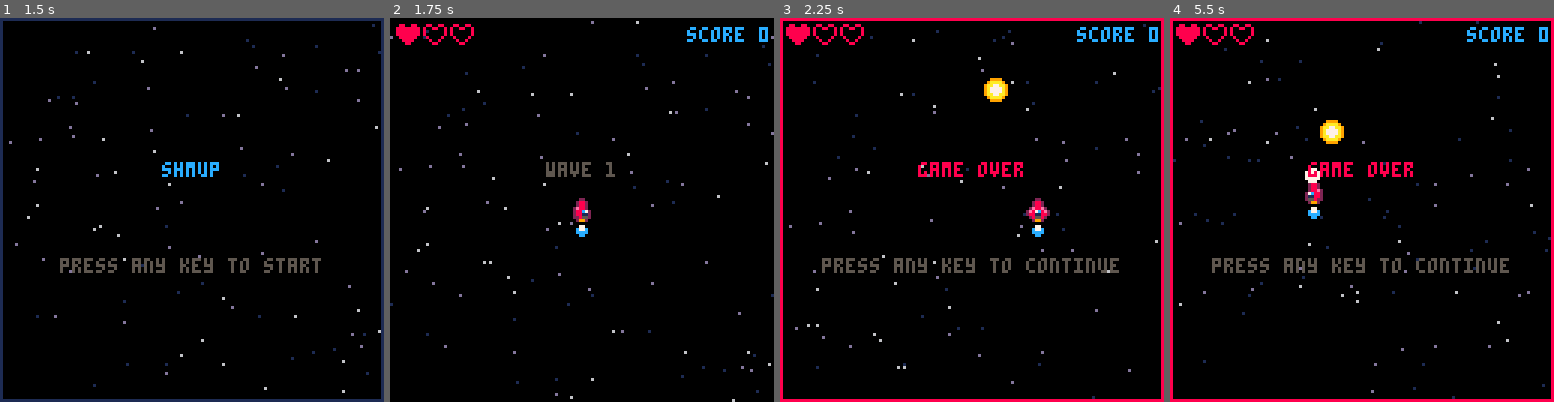
Above: before the commit, frames 1-4 (left to right).
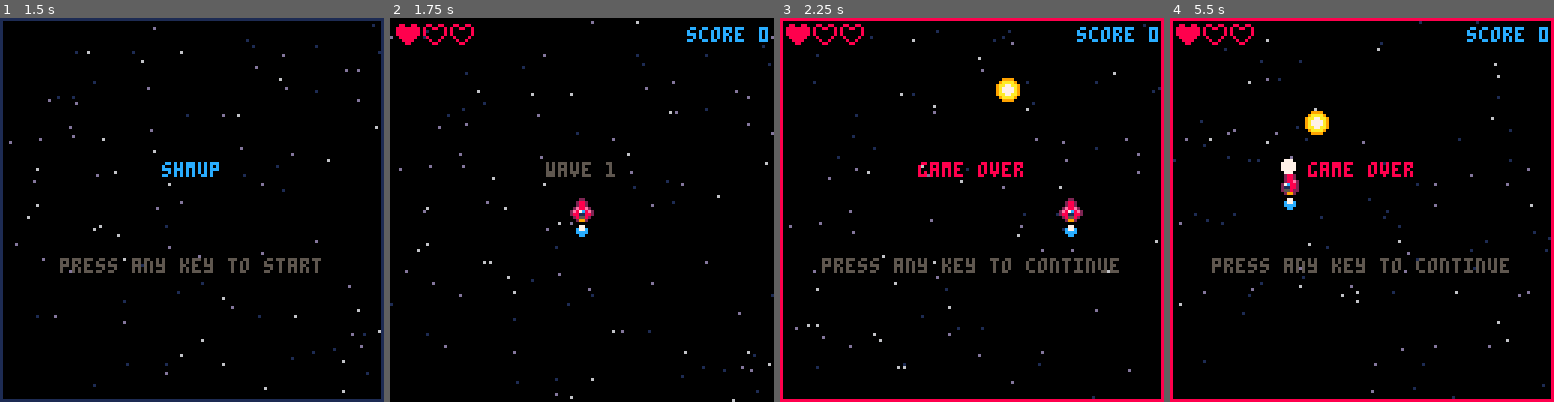
Above: after the commit, the same moments.

Repository: salty-max/shmup
Game: PICO-8 cartridge shmup.p8
Two runs of this game, one before a commit and one after it. Both use one fixed random seed, a clock stepped at 60 frames per second and the inputs below.
Inputs:
- Up to frame 1 (1.5 s): tap X (X key) at 0.33, 1.07 s; tap O (Z key) at 0.7 s
- Up to frame 2 (1.75 s): hold Right from 1.6 s (still down); tap O (Z key) at 1.7 s
- Up to frame 3 (2.25 s): tap X (X key) at 1.85 s; release Right at 2.1 s; tap O (Z key) at 2.1 s; hold Up from 2.15 s (still down)
- Up to frame 4 (5.5 s): release Up at 2.42 s; hold Right 2.47-3.03 s; tap O (Z key) every 0.4 s from 2.5 to 5.3 s; tap X (X key) at 2.97, 4.08, 5.2 s; hold Left 3.08-3.58 s; hold Down 3.63-3.97 s; hold Right 4.02-4.68 s; hold Up 4.73-5.03 s; hold Left from 5.08 s (still down)

Frame 1 is identical in both runs. In frame 2, 0.1% of the frame differs, in the area x 46-54%, y 49-53%; in frame 3, 1.1%; in frame 4, 1.4%, in the area x 28-46%, y 24-53%.

Commit message:
create entity

Diff:
--- a/shmup.p8
+++ b/shmup.p8
@@ -23,16 +23,7 @@
 
 	next_wave()
 
-	player = {
-		x = 60,
-		y = 60,
-		vx = 0,
-		vy = 0,
-		w = 1,
-		h = 1,
-		spd = 2,
-		spr = 3
-	}
+	player = spawn_player()
 
 	flamespr = 5
 
@@ -88,6 +79,32 @@
 -->8
 -- tools
 
+function create_entity(x, y)
+	return {
+		x = x,
+		y = y,
+		w = 8,
+		h = 8
+	}
+end
+
+function spawn_bullet(x, y)
+	local b = create_entity(x, y)
+	b.spd = 4
+	b.spr = 16
+	add(bullets, b)
+end
+
+function spawn_player()
+	local p = create_entity(60, 60)
+	p.vx = 0
+	p.vy = 0
+	p.spd = 3
+	p.spr = 2
+
+	return p
+end
+
 function create_star(x, y, spd, c)
 	local s = {
 		x = x,
@@ -137,7 +154,7 @@
 end
 
 function draw_spr(s)
-	spr(s.spr, s.x, s.y, s.w, s.h)
+	spr(s.spr, s.x, s.y, s.w / 8, s.h / 8)
 end
 
 function draw_list(l)
@@ -334,14 +351,7 @@
 	-- shoot
 	if btn(5) then
 		if shoot_cd <= 0 then
-			add(bullets, {
-				x = player.x,
-				y = player.y - 4,
-				w = 1,
-				h = 1,
-				spd = 4,
-				spr = 16
-			})
+			spawn_bullet(player.x, player.y - 4)
 			sfx(0)
 			muzzle = 6
 			shoot_cd = fire_rate
@@ -522,15 +532,15 @@
 		end
 	end
 
-	for enemy in all(enemies) do
-		if enemy.flash > 0 then
-			enemy.flash -= 1
+	for e in all(enemies) do
+		if e.flash > 0 then
+			e.flash -= 1
 			for i = 1, 15 do
 				pal(i, 7)
 			end
 		end
 
-		draw_spr(enemy)
+		draw_spr(e)
 
 		pal()
 	end
@@ -661,16 +671,11 @@
 end
 
 function spawn_enemy(etype)
-	local e = {
-		x = flr(rnd(120)),
-		y = -8,
-		flash = 0,
-		spd = 1,
-		type = etype,
-		frame = 1,
-		w = 1,
-		h = 1
-	}
+	local e = create_entity(flr(rnd(112)), -8)
+	e.flash = 0
+	e.spd = 1
+	e.type = etype
+	e.frame = 1
 
 	if etype == nil or etype == 1 then
 		-- green alien
@@ -702,8 +707,8 @@
 		e.anim = {144, 146}
 		e.scr = 100
 		e.hp = 50
-		e.w = 2
-		e.h = 2
+		e.w = 16
+		e.h = 16
 	end
 
 	add(enemies, e)
